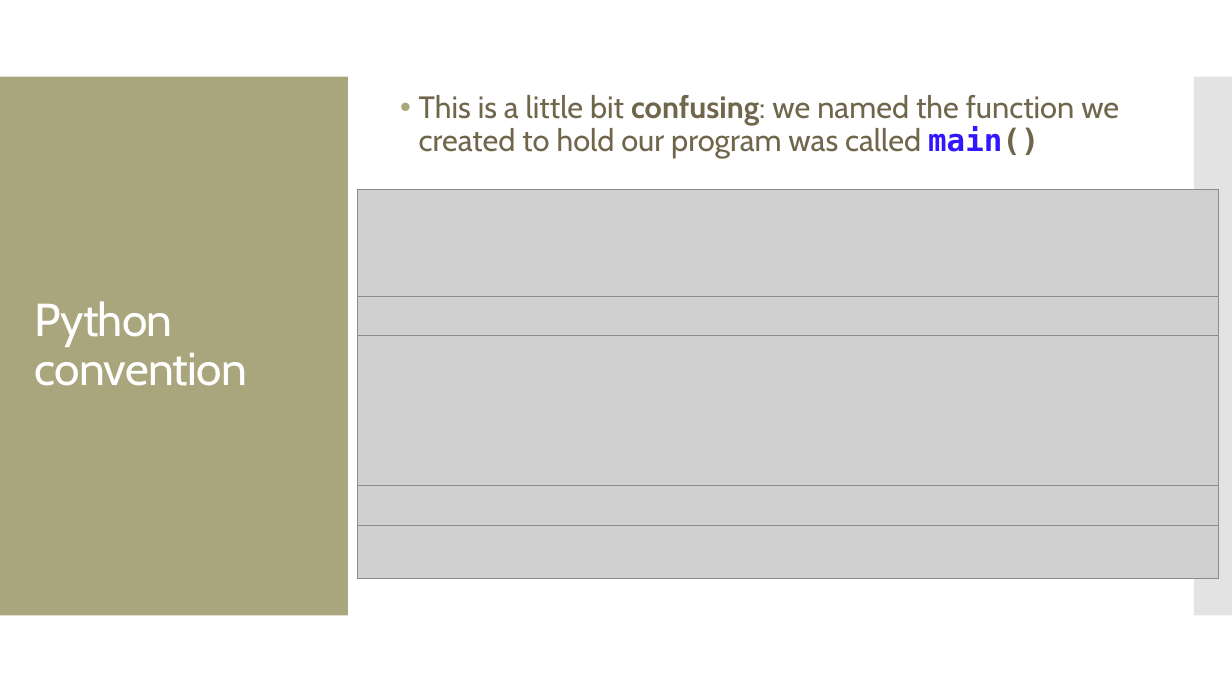
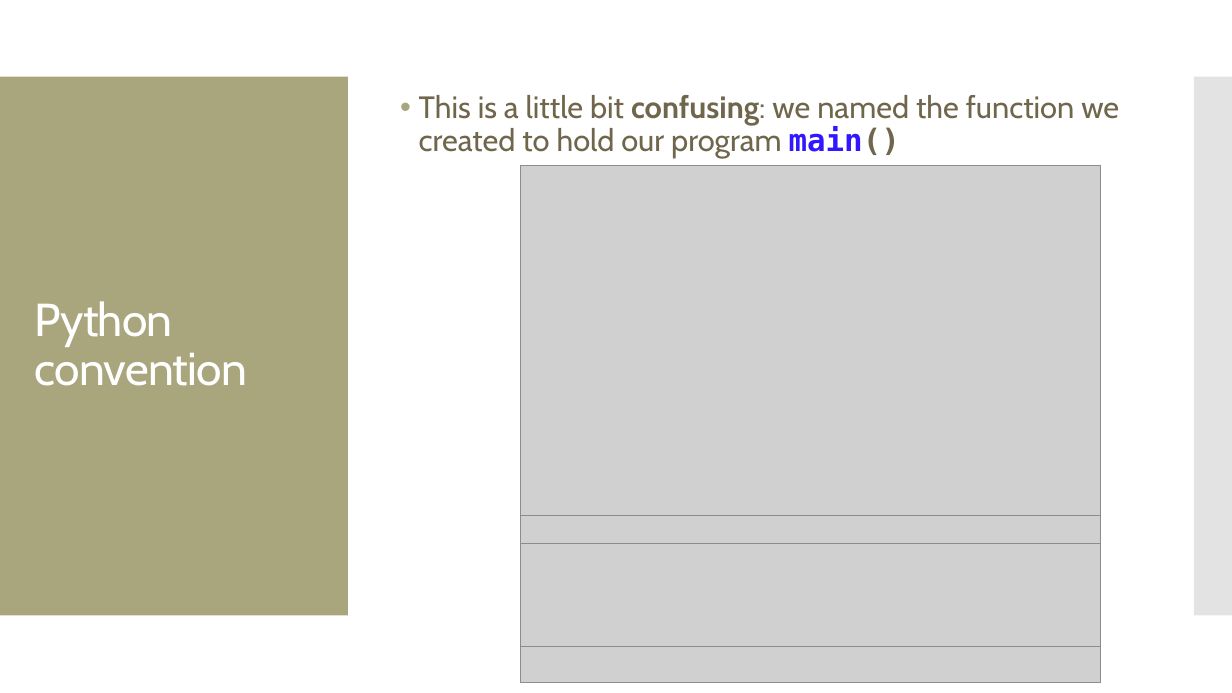
Before and after one commit to amosca01/CAIS117-S24, a slide deck: slide 19 of slides/14-main.pptx (slide 18 before the commit). Drawn at 1232x693 pixels with LibreOffice and Linux fonts; fonts in the diff are those of the drawing; grey boxes stand for pictures. Boxes give left, top, right and bottom in pixels: in the first picture for what was removed or moved away, otherwise in the second. Text is boxed around its words. In the diff, an @@ line names an element or a change of style, - is before the commit and + after.

```diff
--- a/slides/14-main.pptx
+++ b/slides/14-main.pptx
@@ text at (419, 95, 1119, 158): text changed @@
-• This is a little bit confusing: we named the function we created to hold our program was called main()
+• This is a little bit confusing: we named the function we created to hold our program main()
@@ picture: place and size @@
-picture at (358, 189, 1219, 579)
+picture at (520, 165, 1101, 683)
@@ picture removed at (358, 297, 1219, 336) @@
@@ picture removed at (358, 485, 1219, 525) @@
@@ picture added at (520, 516, 1101, 543) @@
@@ picture added at (520, 647, 1101, 683) @@
```
Also in this commit, not shown: 10 other slides changed, 3 slides added, 2 slides removed, 5 other files.
